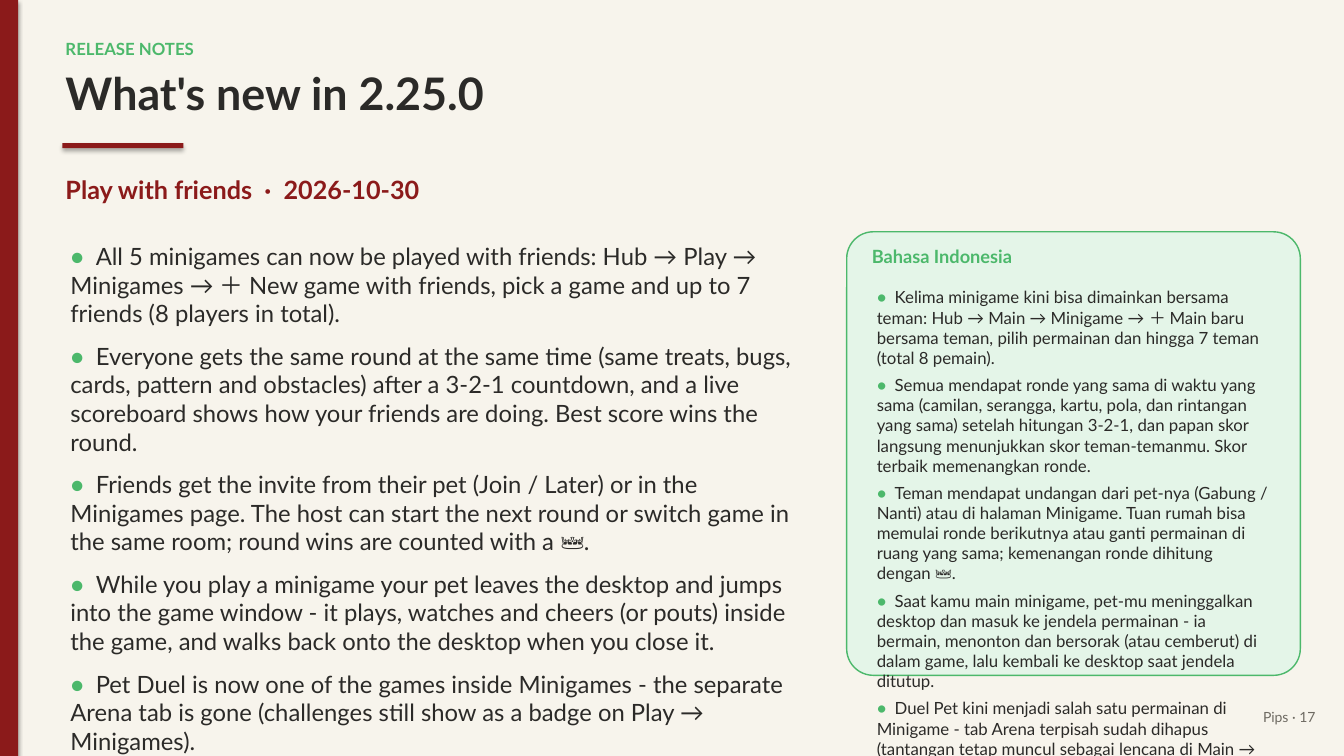
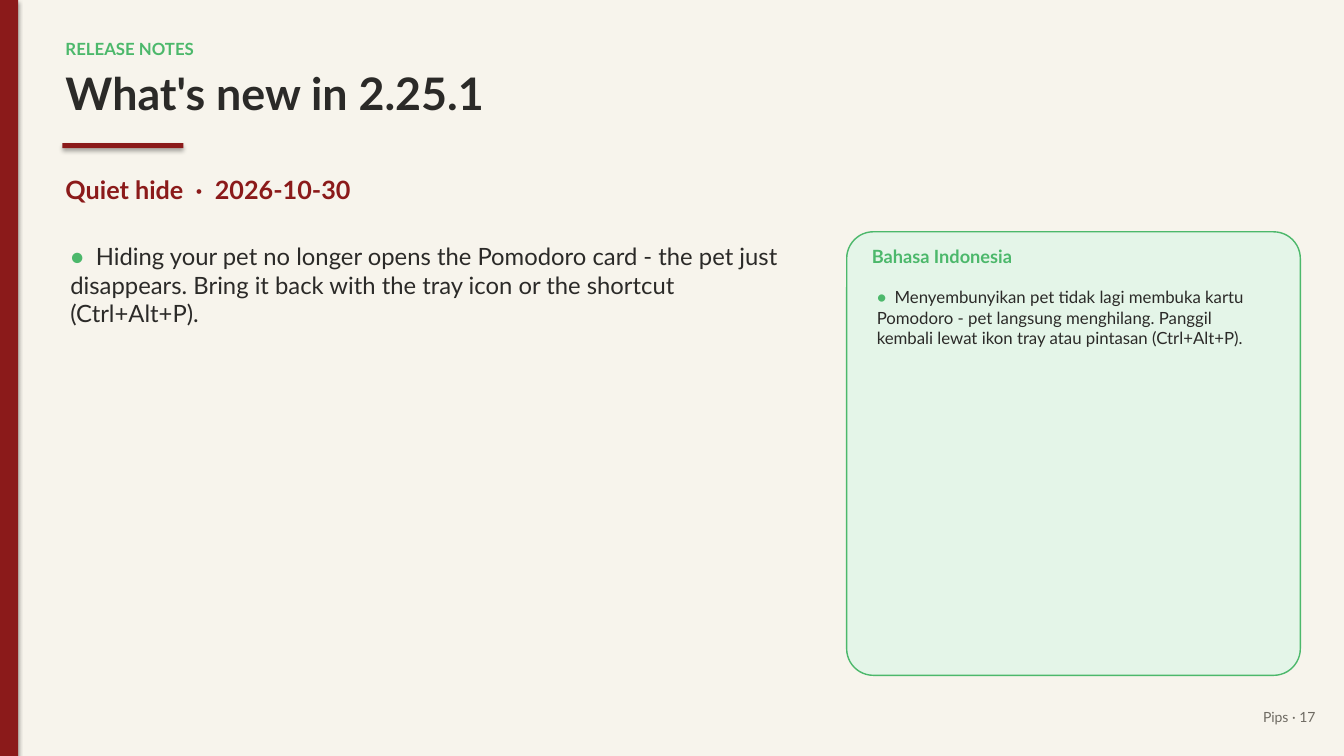
Before and after one commit to juw12/projects, a slide deck: slide 17 of apps/pips/web/download/Pips-Guide.pptx. Drawn at 1344x756 pixels with LibreOffice and Linux fonts; fonts in the diff are those of the drawing. Boxes give left, top, right and bottom in pixels: in the first picture for what was removed or moved away, otherwise in the second. Text is boxed around its words. In the diff, an @@ line names an element or a change of style, - is before the commit and + after.

```diff
--- a/apps/pips/web/download/Pips-Guide.pptx
+++ b/apps/pips/web/download/Pips-Guide.pptx
@@ text at (x1=65, y1=76, x2=484, y2=111): text changed @@
-What's new in 2.25.0
+What's new in 2.25.1
@@ text at (x1=65, y1=180, x2=351, y2=203): text changed @@
-Play with friends · 2026-10-30
+Quiet hide · 2026-10-30
@@ text at (x1=70, y1=247, x2=777, y2=326): text changed @@
-• All 5 minigames can now be played with friends: Hub → Play → Minigames → ＋ New game with friends, pick a game and up to 7 friends (8 players in total).
-• Everyone gets the same round at the same time (same treats, bugs, cards, pattern and obstacles) after a 3-2-1 countdown, and a live scoreboard shows how your friends are doing. Best score wins the round.
-• Friends get the invite from their pet (Join / Later) or in the Minigames page. The host can start the next round or switch game in the same room; round wins are counted with a 👑.
-• While you play a minigame your pet leaves the desktop and jumps into the game window - it plays, watches and cheers (or pouts) inside the game, and walks back onto the desktop when you close it.
-• Pet Duel is now one of the games inside Minigames - the separate Arena tab is gone (challenges still show as a badge on Play → Minigames).
+• Hiding your pet no longer opens the Pomodoro card - the pet just disappears. Bring it back with the tray icon or the shortcut (Ctrl+Alt+P).
@@ text at (x1=877, y1=290, x2=1243, y2=347): text changed @@
-• Kelima minigame kini bisa dimainkan bersama teman: Hub → Main → Minigame → ＋ Main baru bersama teman, pilih permainan dan hingga 7 teman (total 8 pemain).
-• Semua mendapat ronde yang sama di waktu yang sama (camilan, serangga, kartu, pola, dan rintangan yang sama) setelah hitungan 3-2-1, dan papan skor langsung menunjukkan skor teman-temanmu. Skor terbaik memenangkan ronde.
-• Teman mendapat undangan dari pet-nya (Gabung / Nanti) atau di halaman Minigame. Tuan rumah bisa memulai ronde berikutnya atau ganti permainan di ruang yang sama; kemenangan ronde dihitung dengan 👑.
-• Saat kamu main minigame, pet-mu meninggalkan desktop dan masuk ke jendela permainan - ia bermain, menonton dan bersorak (atau cemberut) di dalam game, lalu kembali ke desktop saat jendela ditutup.
-• Duel Pet kini menjadi salah satu permainan di Minigame - tab Arena terpisah sudah dihapus (tantangan tetap muncul sebagai lencana di Main → Minigame).
+• Menyembunyikan pet tidak lagi membuka kartu Pomodoro - pet langsung menghilang. Panggil kembali lewat ikon tray atau pintasan (Ctrl+Alt+P).
```
Also in this commit, not shown: 2 other slides changed, 8 other files.
